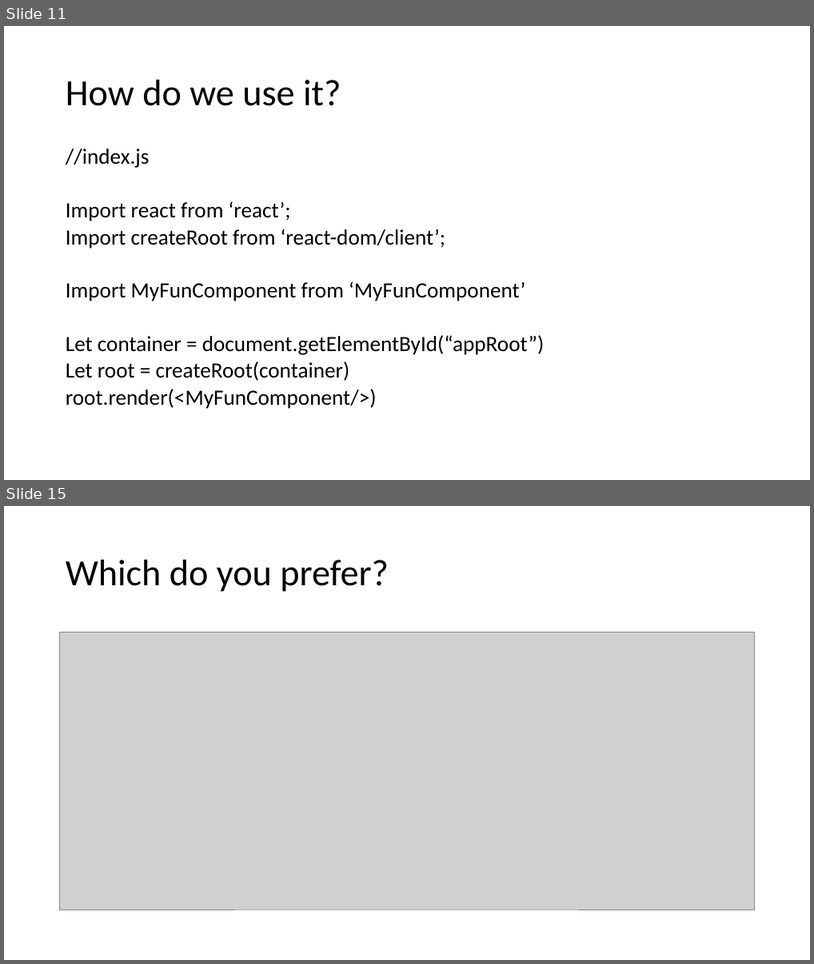
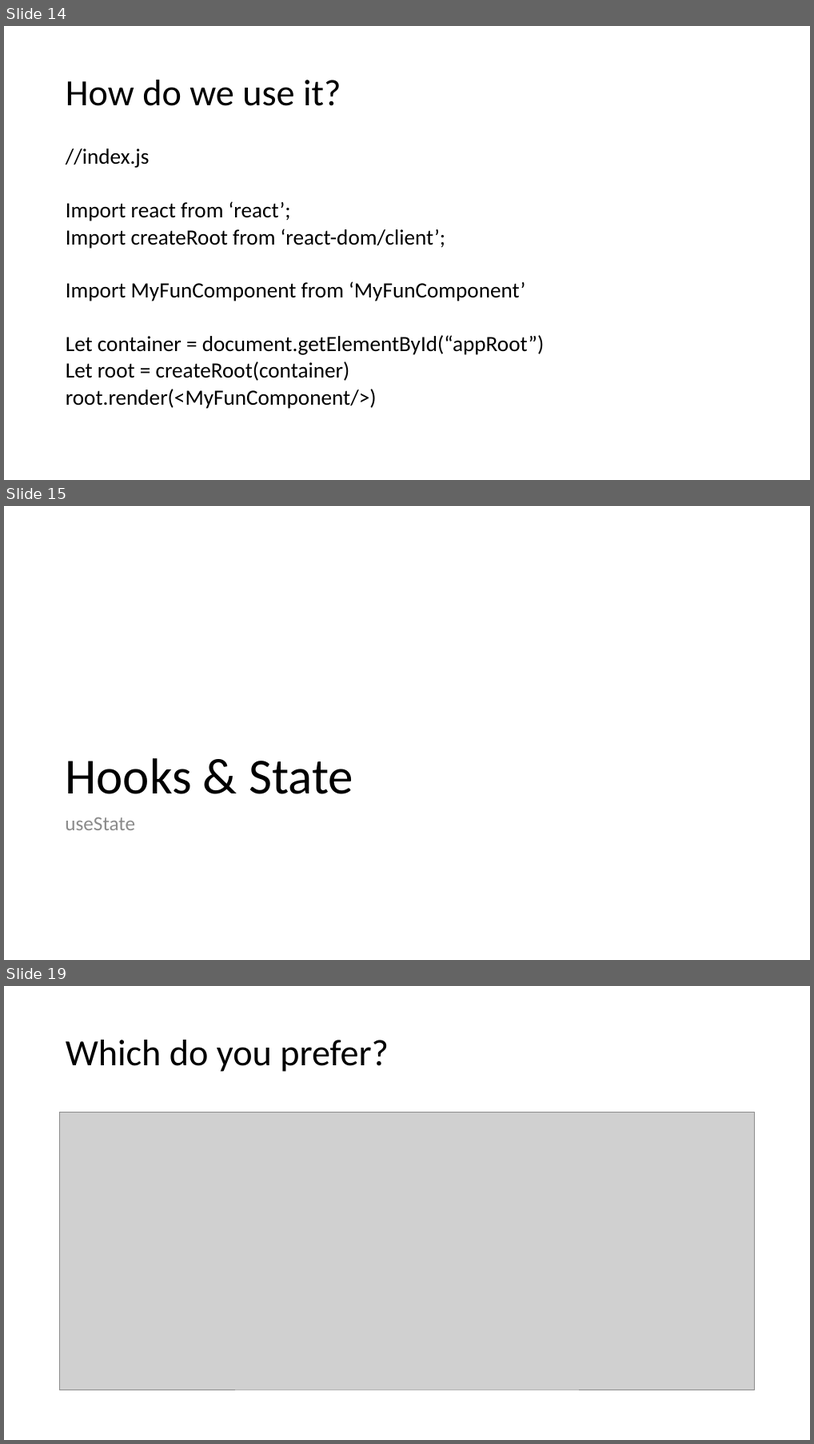
Before and after one commit to JakeTrevor/react-demo, a slide deck: react.pptx. Shown one above the other, each under a label of ours: slides 11 and 15 before the commit, slides 14, 15 and 19 after it; the slides between them are not shown. The pictures are 814x964 and 814x1444 pixels, drawn with LibreOffice and Linux fonts; fonts in the diff are those of the drawing; grey boxes stand for pictures. Boxes give left, top, right and bottom in pixels: in the first picture for what was removed or moved away, otherwise in the second. Text is boxed around its words. In the diff, an @@ line names an element or a change of style, - is before the commit and + after.

```diff
--- a/react.pptx
+++ b/react.pptx
@@ slide 15 added at (4,506,810,960), background #FFFFFF @@
@@ title added at (65,758,354,794), 60 pt, text #000000 @@
+Hooks & State
@@ text added at (65,817,135,830), 24 pt, text #8C8C8C @@
+useState
@@ what was slide 11 is now slide 14 @@
@@ what was slide 15 is now slide 19 @@
```
Also in this commit, not shown: 4 slides changed, 13 other slides added.
